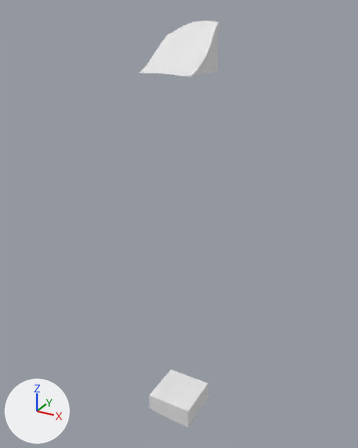
An edit to the glTF model assets/terrain/surface_pieces/surf_2_5.glb, drawn before and after from the same camera.
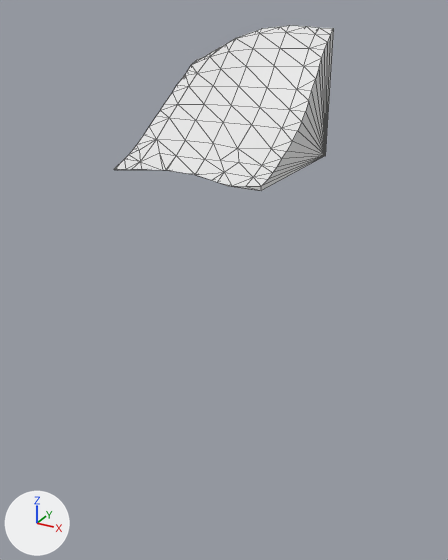
Each version is shown whole from a 50 mm lens placed at (-76.0, 43.5, -9.8), pointed at (-97.9, 83.2, -29.7), then close up from a 50 mm lens placed at (-88.0, 65.1, -10.4), pointed at (-97.2, 82.0, -18.9). The lights are fixed; the arrows at lower left show +X, +Y and +Z. The first two pictures are the older version. The close-ups show mesh edges as thin lines. Where no turn or scale is listed for an object, it has been applied to the vertices.

The scene before the commit, as lines of its bpy script (objects in view):
```python
me_layer_0 = bpy.data.meshes.new('layer_0')
me_layer_0.from_pydata(...)  # 117 vertices, 230 faces; spans x -100.0..-95.0, y 80.0..85.0, z -15.0..-10.97
ob_layer_0 = bpy.data.objects.new('layer_0', me_layer_0)
ob_layer_0.location = (0.0, 0.0, 0.0)
```
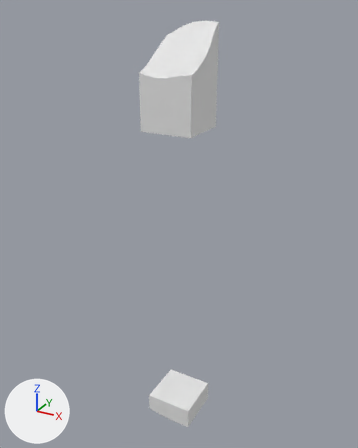
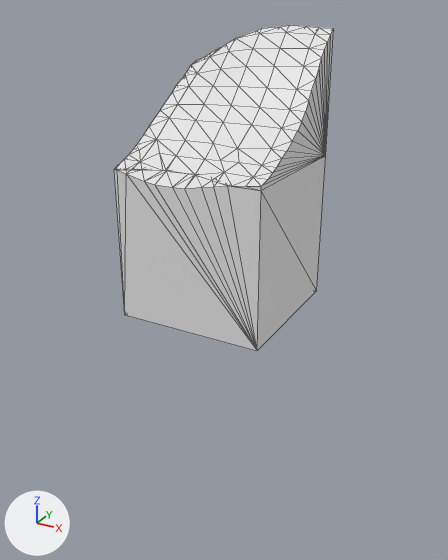
Where the change shows, as pixel boxes [x1, y1, x2, y2] in the close-ups (448 x 560 px):
'layer_1', added: after [114, 156, 326, 351]

The change in detail:
Mesh me_layer_1 is new.
It has 30 vertices, 56 faces and spans x -100.0..-95.0, y 80.0..85.0, z -20.0..-15.0.
Object 'layer_1' (ob_layer_1) is new; it shows me_layer_1.
Its location is (0.0, 0.0, 0.0).
